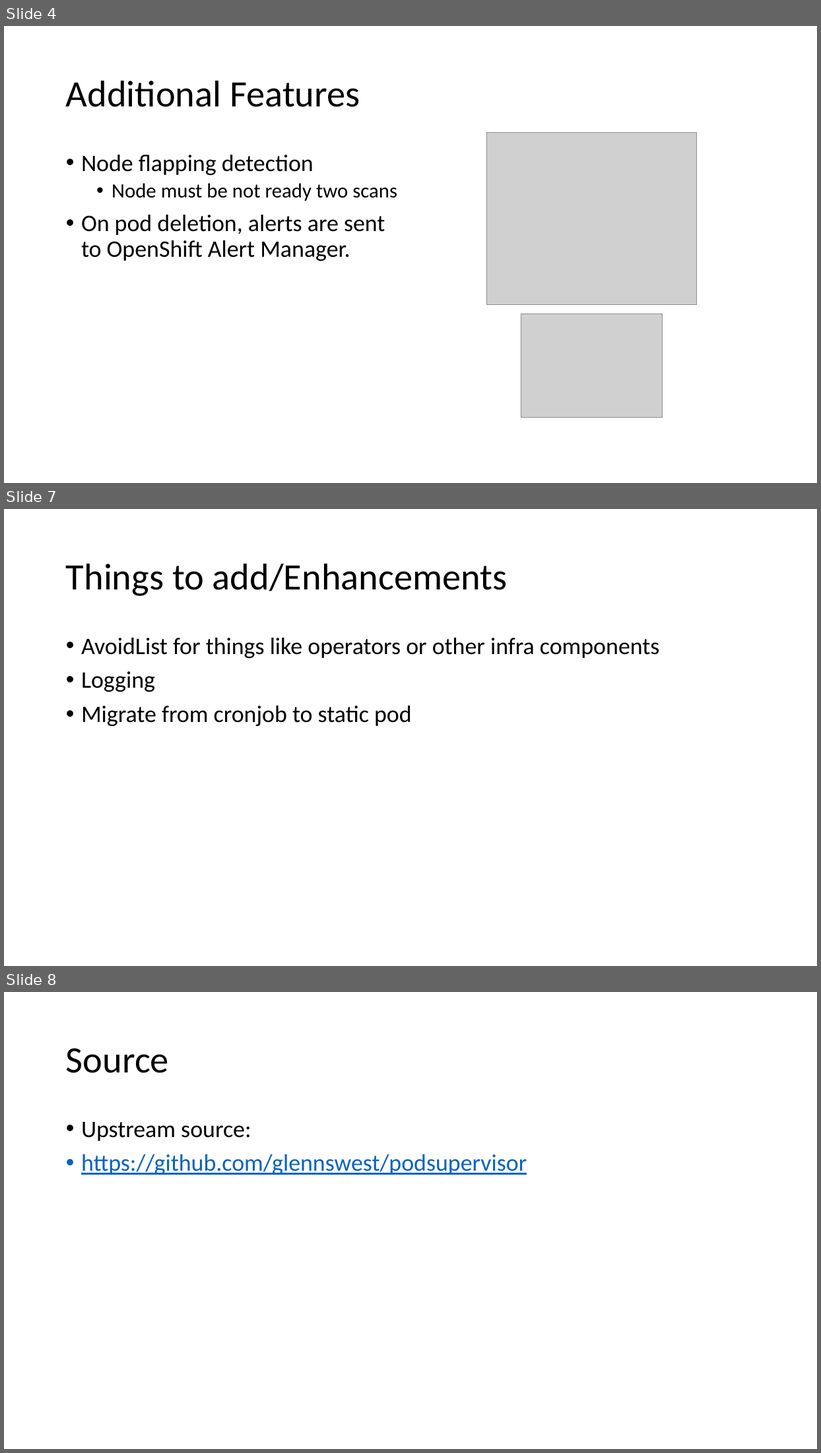
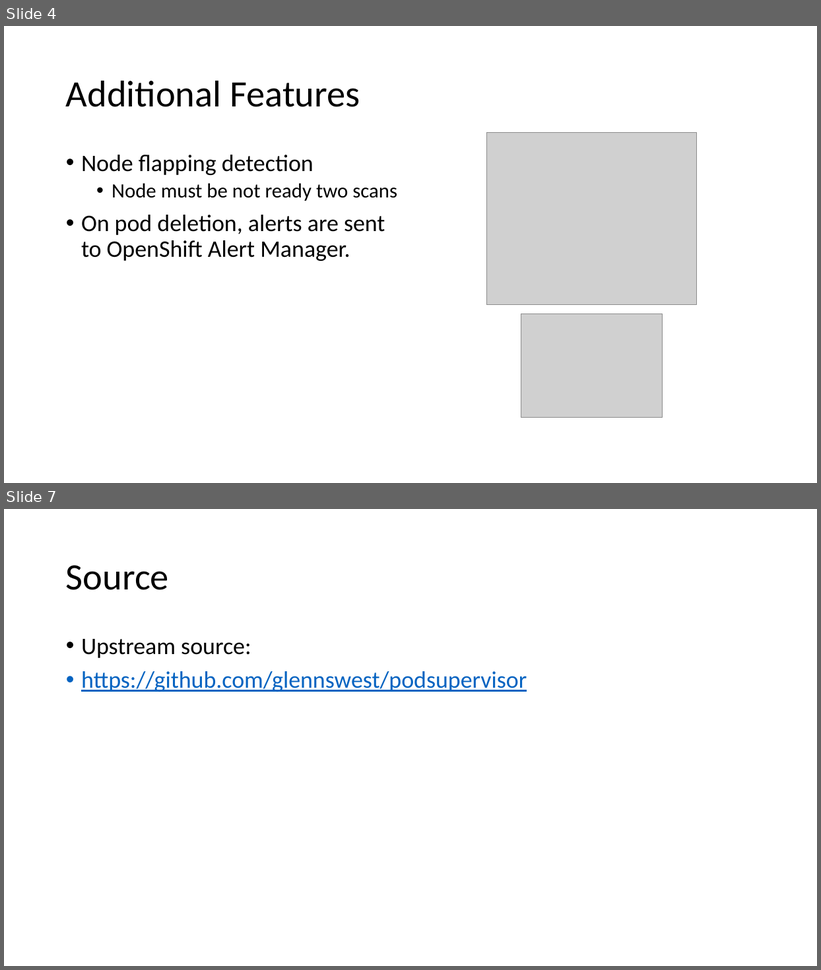
Before and after one commit to RHsyseng/podsupervisor, a slide deck: doc/podsupervisor.pptx. Shown one above the other, each under a label of ours: slides 4, 7 and 8 before the commit, slides 4 and 7 after it; the slides between them are not shown. The pictures are 821x1453 and 821x970 pixels, drawn with LibreOffice and Linux fonts; fonts in the diff are those of the drawing; grey boxes stand for pictures. Boxes give left, top, right and bottom in pixels: in the first picture for what was removed or moved away, otherwise in the second. Text is boxed around its words. In the diff, an @@ line names an element or a change of style, - is before the commit and + after.

```diff
--- a/doc/podsupervisor.pptx
+++ b/doc/podsupervisor.pptx
@@ slide 7 removed at bbox=[4, 509, 817, 966], background #FFFFFF @@
@@ title removed at bbox=[66, 563, 508, 596] @@
-Things to add/Enhancements
@@ text removed at bbox=[81, 638, 660, 726] @@
-• AvoidList for things like operators or other infra components
-• Logging
-• Migrate from cronjob to static pod
@@ what was slide 8 is now slide 7 @@
```
Also in this commit, not shown: 5 slides changed, 10 other files.
